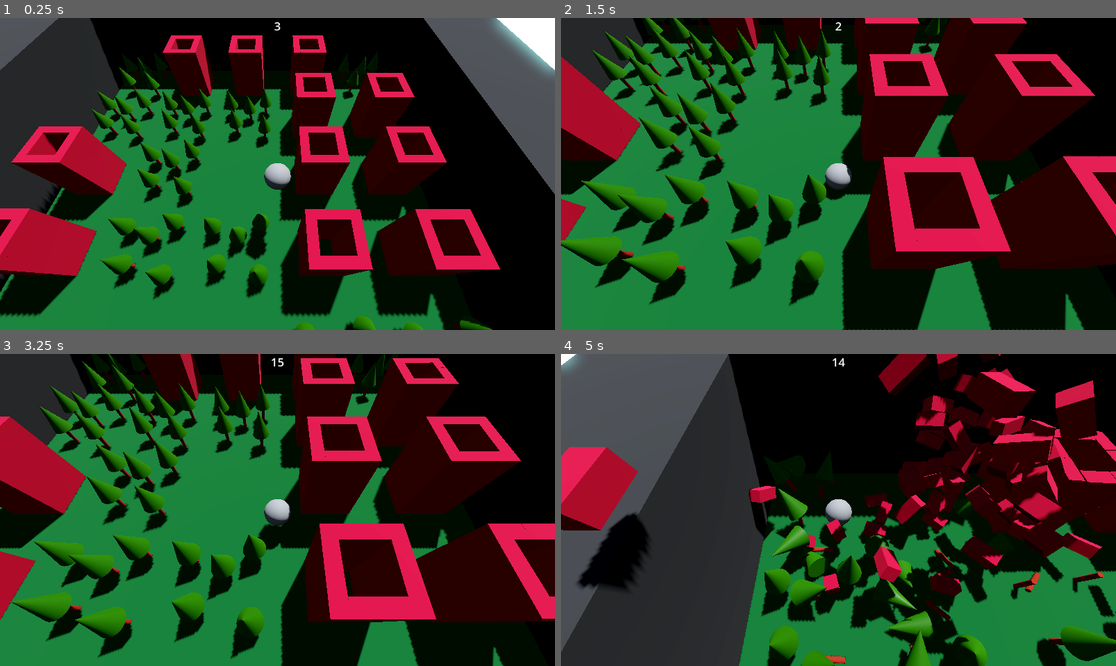
Above: before the commit, frames 1-4 (two rows, left to right).
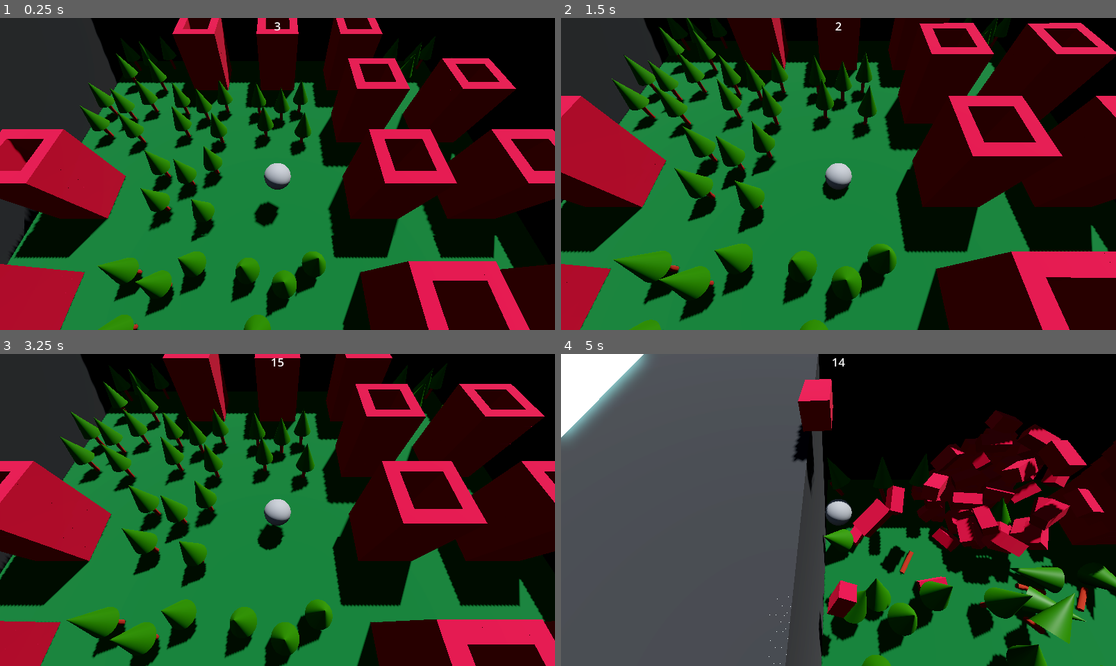
Above: after the commit, the same moments.

Repository: arocull/EnvisionJam2023
Game: Godot game, scene res://map/city.tscn
Same seed, same stepped clock (60 frames per second), same inputs: the game is played once before the commit and once after it. A sky picture missing from this copy of the repository is replaced by a grey-blue gradient.
Inputs (mouse positions are in pixels of both pictures, inside the frame that each line leads up to):
- Up to frame 1 (0.25 s): no input
- Up to frame 2 (1.5 s): move the mouse to (960, 158) at 0.52 s; press the mouse at (960, 158) at 0.53 s; hold D (move_right) 0.53-1.28 s; tap Space (move_jump) at 0.77 s; move the mouse to (727, 189) at 1.27 s; release the mouse at (727, 189) at 1.28 s; hold S (move_back) from 1.28 s (still down); click (727, 189) at 1.35 s
- Up to frame 3 (3.25 s): tap Space (move_jump) at 1.52, 2.75, 3.02 s; tap Enter at 2 s; move the mouse to (333, 441) at 2.02 s; release S (move_back) at 2.03 s; press the mouse at (333, 441) at 2.03 s; hold D (move_right) 2.03-2.78 s; move the mouse to (249, 572) at 2.77 s; release the mouse at (249, 572) at 2.78 s; hold W (move_forward) from 2.78 s (still down); click (249, 572) at 2.85 s
- Up to frame 4 (5 s): move the mouse to (1005, 556) at 3.52 s; release W (move_forward) at 3.53 s; press the mouse at (1005, 556) at 3.53 s; hold A (move_left) from 3.53 s (still down); tap Space (move_jump) at 3.77, 4.52 s; move the mouse to (672, 463) at 4.27 s; release the mouse at (672, 463) at 4.28 s; click (672, 463) at 4.35 s

The runs differ from the first frame. In frame 1, 66% of the frame differs, in the area x 0-100%, y 0-100%; in frame 2, 65%; in frame 3, 65%; in frame 4, 68%.

Commit message:
implement camera shake

Diff:
--- a/efx/efx_manager.gd
+++ b/efx/efx_manager.gd
@@ -16,3 +16,4 @@
 	var exp = EXPLOSION.instantiate()
 	exp.transform.origin = at
 	get_tree().current_scene.add_child(exp)
+	emit_signal("explosion_at", at)
--- a/map/citygen.gd
+++ b/map/citygen.gd
@@ -13,7 +13,7 @@
 # Called when the node enters the scene tree for the first time.
 func _ready():
 	randomize()
-	$player.teleport(Vector3(floor(float(city_width)) / 2, 1, floor(float(city_height)) / 2) * 5)
+	$player.teleport((Vector3(city_width, 1, city_height) * 2.5) - Vector3(2.5, 0, 2.5))
 
 	# allocate array
 	tiles.resize(city_width * city_height)
--- a/player/player.gd
+++ b/player/player.gd
@@ -2,12 +2,20 @@
 class_name Player
 
 var shake: float = 0
-var shake_decay: float = 100
+var shake_decay: float = 1000
+
+func _ready():
+	EFX.connect("explosion_at", _add_camera_shake)
 
 func _process(delta):
 	$cam_parent.global_transform.origin = $RigidBody3D.global_transform.origin
 
-	shake -= delta
+	$cam_parent/cam_offset/Camera3D.position = random_vector() * (min(shake, 200) / 1000)
+
+	print(shake)
+	shake -= delta * shake_decay
+	if shake < 0:
+		shake = 0
 
 func teleport(newLocation: Vector3):
 	$RigidBody3D.global_transform.origin = newLocation
@@ -16,3 +24,10 @@
 	if event.is_action("quit"):
 		print("Score when quit: " + str(get_tree().current_scene.score()))
 		get_tree().quit()
+
+func _add_camera_shake(position: Vector3):
+	var dist: float = position.distance_to($RigidBody3D.global_position)
+	shake += 500 / dist
+
+func random_vector() -> Vector3:
+	return (Vector3(randf(), randf(), randf()) - Vector3(0.5, 0.5, 0.5)).normalized()
